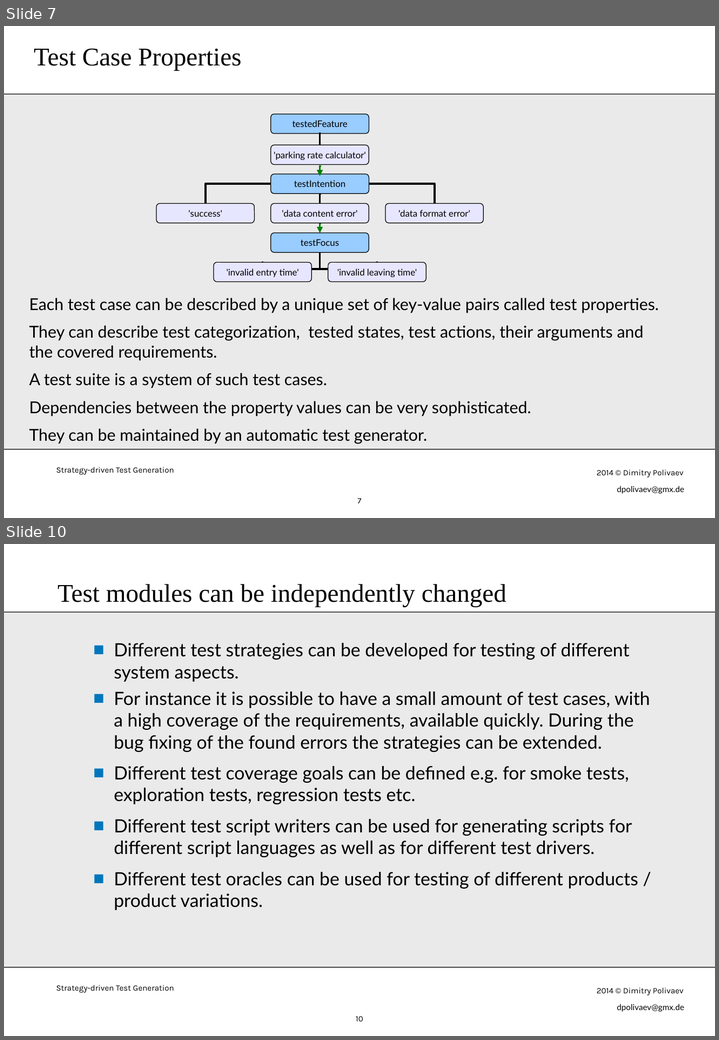
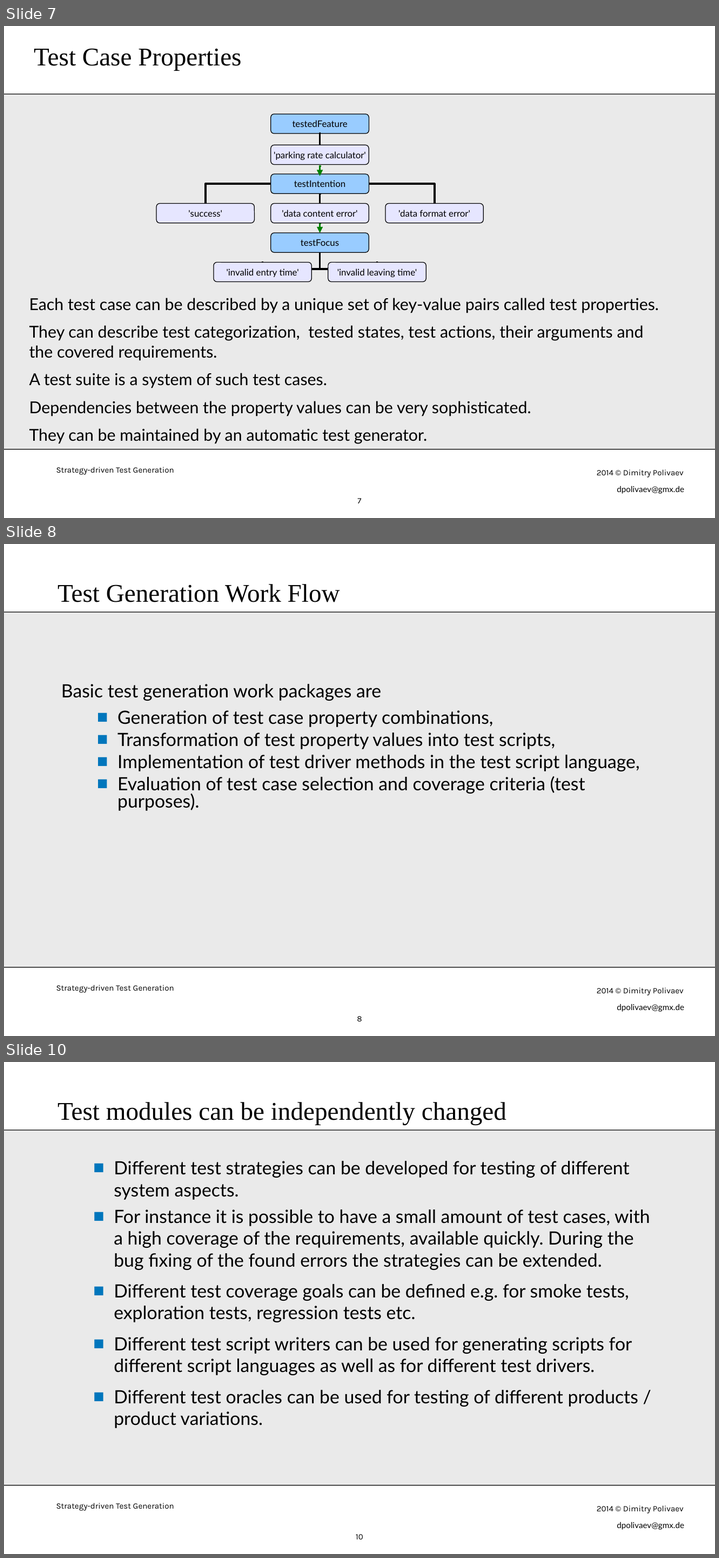
Before and after one commit to dpolivaev/test-generation, a slide deck: doc/StrategyDrivenTestGeneration.odp. Shown one above the other, each under a label of ours: slides 7 and 10 before the commit, slides 7, 8 and 10 after it; the slides between them are not shown. The pictures are 719x1040 and 719x1558 pixels, drawn with LibreOffice and Linux fonts; fonts in the diff are those of the drawing. Boxes give left, top, right and bottom in pixels: in the first picture for what was removed or moved away, otherwise in the second. Text is boxed around its words. In the diff, an @@ line names an element or a change of style, - is before the commit and + after.

```diff
--- a/doc/StrategyDrivenTestGeneration.odp
+++ b/doc/StrategyDrivenTestGeneration.odp
@@ slide 8 added at (4,544,715,1036), background #FFFFFF; not listed: 7 template elements that a slide beside it also shows @@
@@ title added at (57,584,340,602), 28 pt, text #000000 @@
+Test Generation Work Flow
@@ text added at (61,684,640,811), 20 pt, text #000000 @@
+Basic test generation work packages are
+  ■ Generation of test case property combinations,
+  ■ Transformation of test property values into test scripts,
+  ■ Implementation of test driver methods in the test script language,
+  ■ Evaluation of test case selection and coverage criteria (test purposes).
```
Also in this commit, not shown: 5 slides changed.
